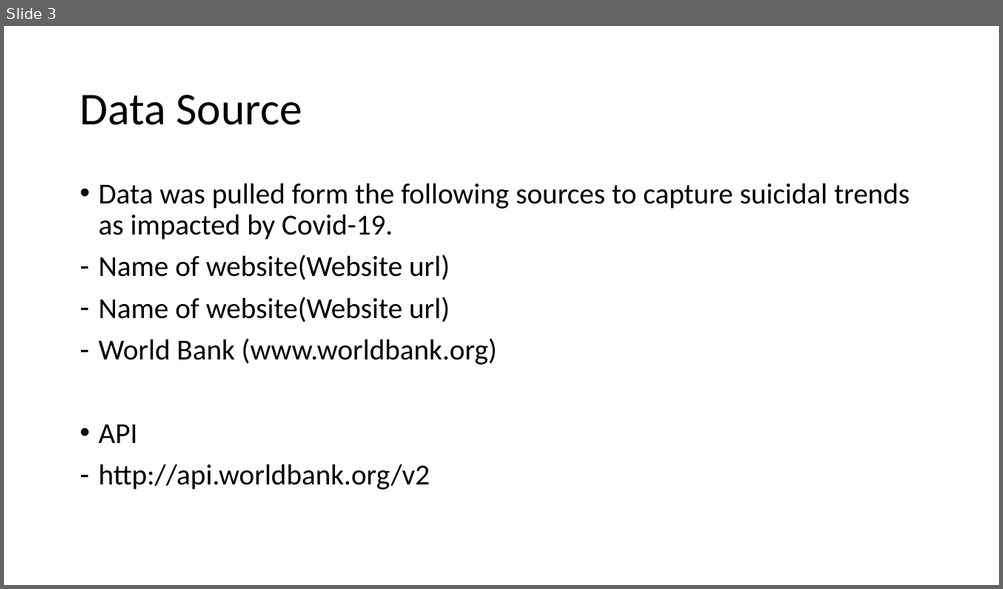
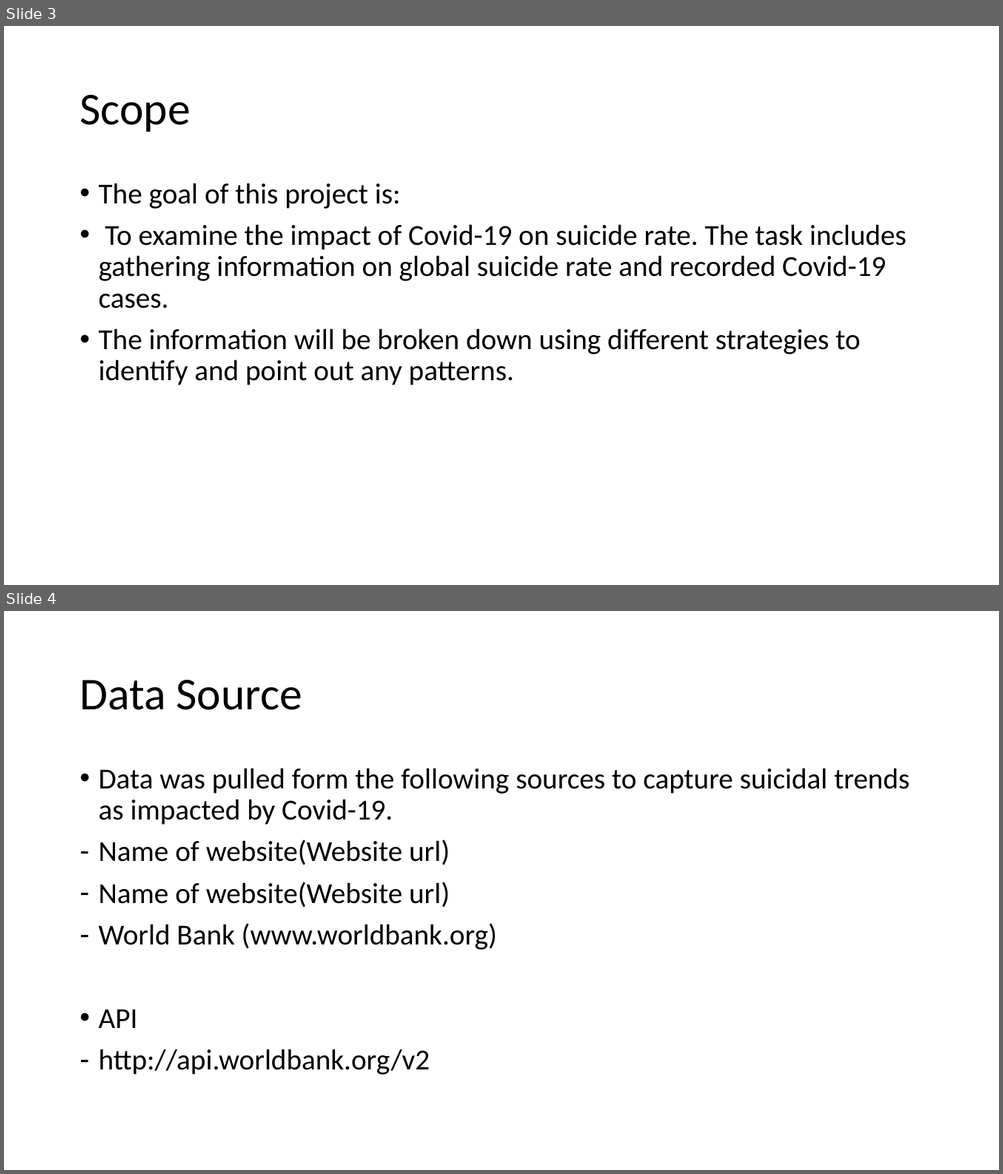
Before and after one commit to BirundhaVaratharajan/Project-1, a slide deck: Project 1 PPT.pptx. Shown one above the other, each under a label of ours: slide 3 before the commit, slides 3 and 4 after it. The pictures are 1003x589 and 1003x1174 pixels, drawn with LibreOffice and Linux fonts; fonts in the diff are those of the drawing. Boxes give left, top, right and bottom in pixels: in the first picture for what was removed or moved away, otherwise in the second. Text is boxed around its words. In the diff, an @@ line names an element or a change of style, - is before the commit and + after.

Commit message:
Updated slide, added scope, changed title

```diff
--- a/Project 1 PPT.pptx
+++ b/Project 1 PPT.pptx
@@ slide 3 added at (4,26,999,585), background #FFFFFF @@
@@ title added at (79,95,190,132), 44 pt, text #000000 @@
+Scope
@@ text added at (99,183,906,386), 28 pt, text #000000 @@
+• The goal of this project is:
+• To examine the impact of Covid-19 on suicide rate. The task includes gathering information on global suicide rate and recorded Covid-19 cases.
+• The information will be broken down using different strategies to identify and point out any patterns.
@@ what was slide 3 is now slide 4 @@
```
Also in this commit, not shown: 2 slides changed.
